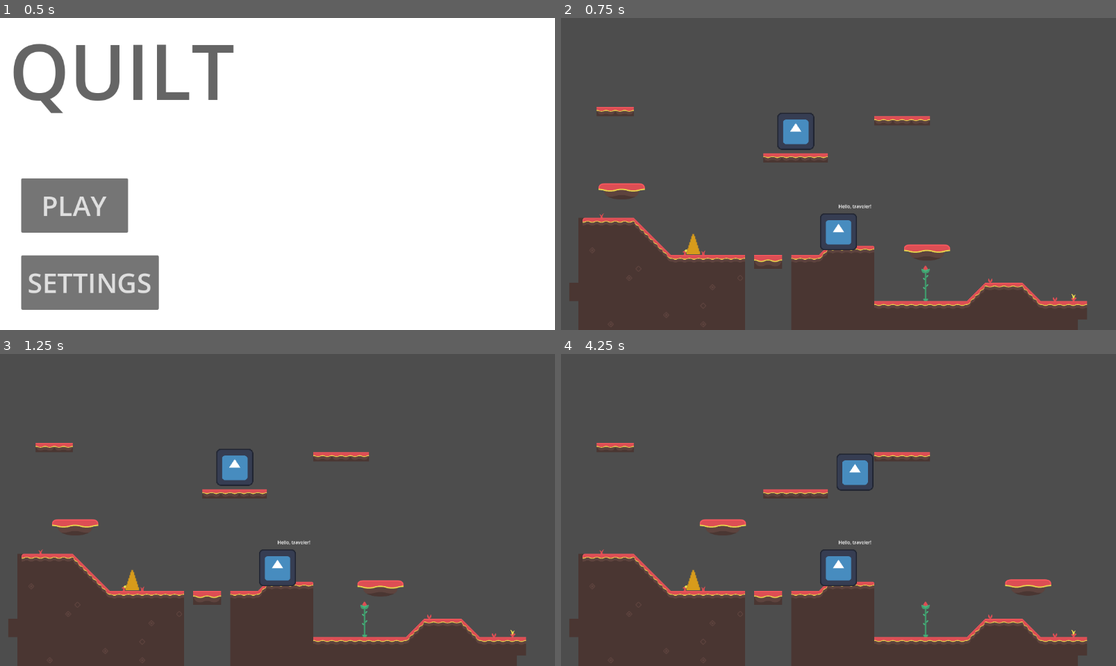
Above: before the commit, frames 1-4 (two rows, left to right).
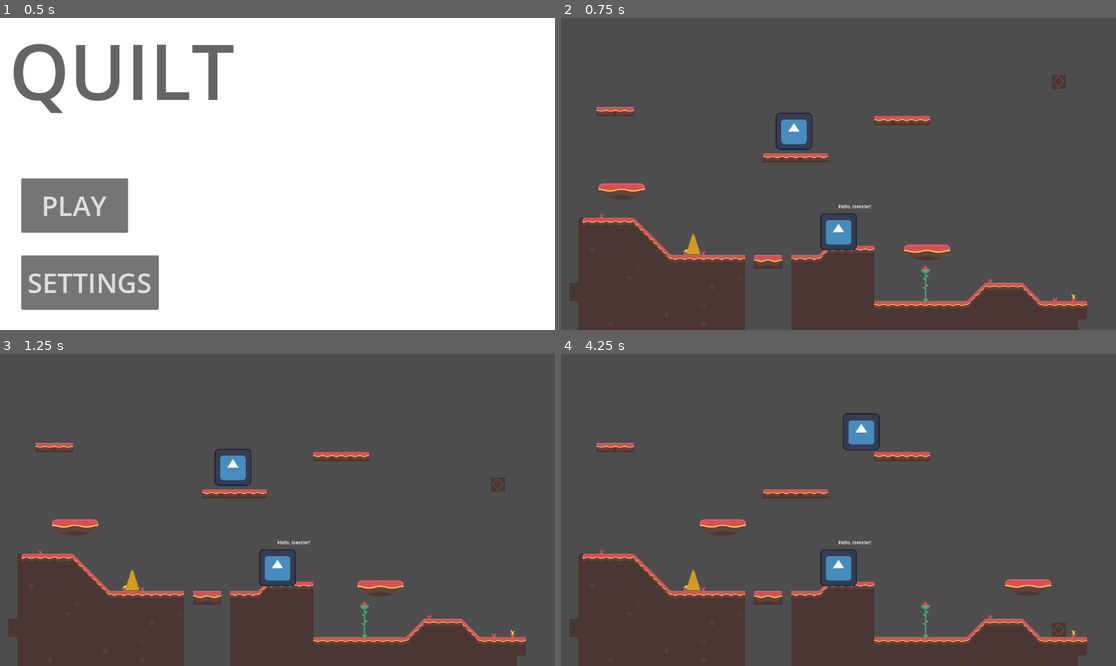
Above: after the commit, the same moments.

Repository: unsaltedkale/Quilt
Game: Godot game, scene res://main.tscn
Same seed, same stepped clock (60 frames per second), same inputs: the game is played once before the commit and once after it. The engine's default icon, where the game draws it, is replaced by a stand-in: a white triangle on a blue panel in a dark square.
Inputs (mouse positions are in pixels of both pictures, inside the frame that each line leads up to):
- Up to frame 1 (0.5 s): no input
- Up to frame 2 (0.75 s): click "PLAY" at 0.5 s
- Up to frame 3 (1.25 s): no input
- Up to frame 4 (4.25 s): move the mouse to (960, 494) at 1.27 s; hold D (move_right) 1.28-2.78 s; click (960, 494) at 1.35 s; tap Space (jump) at 1.52, 2.27, 3.77 s; move the mouse to (727, 525) at 2.02 s; click (727, 525) at 2.1 s; move the mouse to (894, 441) at 2.77 s; hold A (move_left) 2.78-3.53 s; click (894, 441) at 2.85 s; move the mouse to (810, 572) at 3.52 s; hold D (move_right) from 3.53 s (still down); click (810, 572) at 3.6 s

Frame 1 is identical in both runs. In frame 2, 0.3% of the frame differs, in the area x 38-91%, y 18-43%; in frame 3, 0.3%; in frame 4, 1.0%, in the area x 49-91%, y 18-91%.

Commit message:
started falling objects

Diff:
--- a/Elena/Scenes/dissapearing_platform.tscn
+++ b/Elena/Scenes/dissapearing_platform.tscn
@@ -9,7 +9,7 @@
 [sub_resource type="RectangleShape2D" id="RectangleShape2D_flctw"]
 size = Vector2(126, 20)
 
-[node name="DissapearingPlatform" type="StaticBody2D"]
+[node name="DissapearingPlatform" type="StaticBody2D" groups=["Ground"]]
 scale = Vector2(1.5, 1.5)
 collision_layer = 2049
 script = ExtResource("1_3hy82")
--- /dev/null
+++ b/Elena/Scenes/fallingobject.tscn
@@ -0,0 +1,21 @@
+[gd_scene load_steps=4 format=3 uid="uid://d8pa8gykvlst"]
+
+[ext_resource type="Script" uid="uid://bnrx6sp27287e" path="res://Elena/Scripts/fallingobject.gd" id="1_xob57"]
+[ext_resource type="Texture2D" uid="uid://nycislmjusp8" path="res://Resources/tilesheet_complete.png" id="2_a5jbd"]
+
+[sub_resource type="RectangleShape2D" id="RectangleShape2D_fd3yo"]
+size = Vector2(53, 52)
+
+[node name="fallingobject" type="RigidBody2D"]
+script = ExtResource("1_xob57")
+
+[node name="CollisionShape2D" type="CollisionShape2D" parent="."]
+position = Vector2(-1.5, -1)
+scale = Vector2(2, 2)
+shape = SubResource("RectangleShape2D_fd3yo")
+
+[node name="Sprite2D" type="Sprite2D" parent="."]
+scale = Vector2(2, 2)
+texture = ExtResource("2_a5jbd")
+region_enabled = true
+region_rect = Rect2(8, 72, 48, 48)
--- a/Elena/Scenes/movingplatform.tscn
+++ b/Elena/Scenes/movingplatform.tscn
@@ -6,7 +6,7 @@
 [sub_resource type="RectangleShape2D" id="RectangleShape2D_lpq4i"]
 size = Vector2(326, 58)
 
-[node name="MovingPlatform" type="CharacterBody2D"]
+[node name="MovingPlatform" type="CharacterBody2D" groups=["Ground"]]
 script = ExtResource("1_7qba8")
 
 [node name="CollisionShape2D" type="CollisionShape2D" parent="."]
--- /dev/null
+++ b/Elena/Scripts/fallingobject.gd
@@ -0,0 +1,33 @@
+extends RigidBody2D
+
+@export var damage: int = 10
+@export var break_effect_scene: PackedScene
+
+func _ready():
+	self.body_entered.connect(_on_body_entered)
+
+func _on_body_entered(body: Node) -> void:
+	if body.is_in_group("Player"):
+		if body.has_method("take_damage"):
+			body.take_damage(damage)
+		queue_free()
+
+	elif body.is_in_group("Ground") or body is TileMapLayer:
+		# For TileMap, we might want to check tile type optionally
+		if body is TileMapLayer:
+			# Optionally, check tile at contact point (not mandatory)
+			var tile_pos = body.world_to_map(global_position)
+			var tile_id = body.get_cell(tile_pos.x, tile_pos.y)
+			# If tile_id != -1 (means a tile is there), break
+			if tile_id != -1:
+				_break_object()
+		else:
+			# Ground node, break directly
+			_break_object()
+
+func _break_object():
+	if break_effect_scene:
+		var effect = break_effect_scene.instantiate()
+		effect.global_position = global_position
+		get_tree().current_scene.add_child(effect)
+	queue_free()
--- a/main.tscn
+++ b/main.tscn
@@ -8,6 +8,24 @@
 [ext_resource type="PackedScene" uid="uid://b7d7v3oy8f5u3" path="res://Elena/Scenes/spike.tscn" id="6_7mycd"]
 [ext_resource type="PackedScene" uid="uid://dacoqwe3msj05" path="res://Elena/Scenes/movingplatform.tscn" id="7_272bh"]
 [ext_resource type="PackedScene" uid="uid://bynaee88w7bws" path="res://Elena/Scenes/dissapearing_platform.tscn" id="8_5vw27"]
+[ext_resource type="PackedScene" uid="uid://d8pa8gykvlst" path="res://Elena/Scenes/fallingobject.tscn" id="9_kek77"]
+
+[sub_resource type="GDScript" id="GDScript_4c57u"]
+script/source = "extends Node2D  # Or whatever node you're using to spawn the objects
+
+# Exported variable to set spawn position in the Inspector
+@export var spawn_position: Vector2 = Vector2.ZERO
+
+var FallingObjectScene = preload(\"res://Elena/Scenes/fallingobject.tscn\")
+
+func spawn_falling_object():
+	var falling_object_instance = FallingObjectScene.instantiate()
+
+	# Use the exported position from the Inspector
+	falling_object_instance.position = spawn_position
+
+	add_child(falling_object_instance)
+"
 
 [sub_resource type="TileSetAtlasSource" id="TileSetAtlasSource_h2yge"]
 texture = ExtResource("2_0xm2m")
@@ -577,6 +595,7 @@
 sources/0 = SubResource("TileSetAtlasSource_0xm2m")
 
 [node name="TestScene" type="Node2D"]
+script = SubResource("GDScript_4c57u")
 
 [node name="CanvasLayer" type="CanvasLayer" parent="."]
 
@@ -614,7 +633,7 @@
 script = ExtResource("3_1bvp3")
 
 [node name="Player" parent="." instance=ExtResource("5_lquwl")]
-position = Vector2(4704, 1697)
+position = Vector2(4692, 1685)
 scale = Vector2(2, 2)
 
 [node name="MovingPlatform" parent="." instance=ExtResource("7_272bh")]
@@ -636,3 +655,6 @@
 
 [node name="StaticBody2D" parent="." instance=ExtResource("6_7mycd")]
 position = Vector2(3994, 2469)
+
+[node name="fallingobject" parent="." instance=ExtResource("9_kek77")]
+position = Vector2(6524, 1098)
--- a/project.godot
+++ b/project.godot
@@ -18,6 +18,7 @@
 [global_group]
 
 Player=""
+Ground=""
 
 [input]
 
Not shown, added: Elena/Scripts/fallingobject.gd.uid
Not shown: 1 places in main.tscn that only renumber resources
